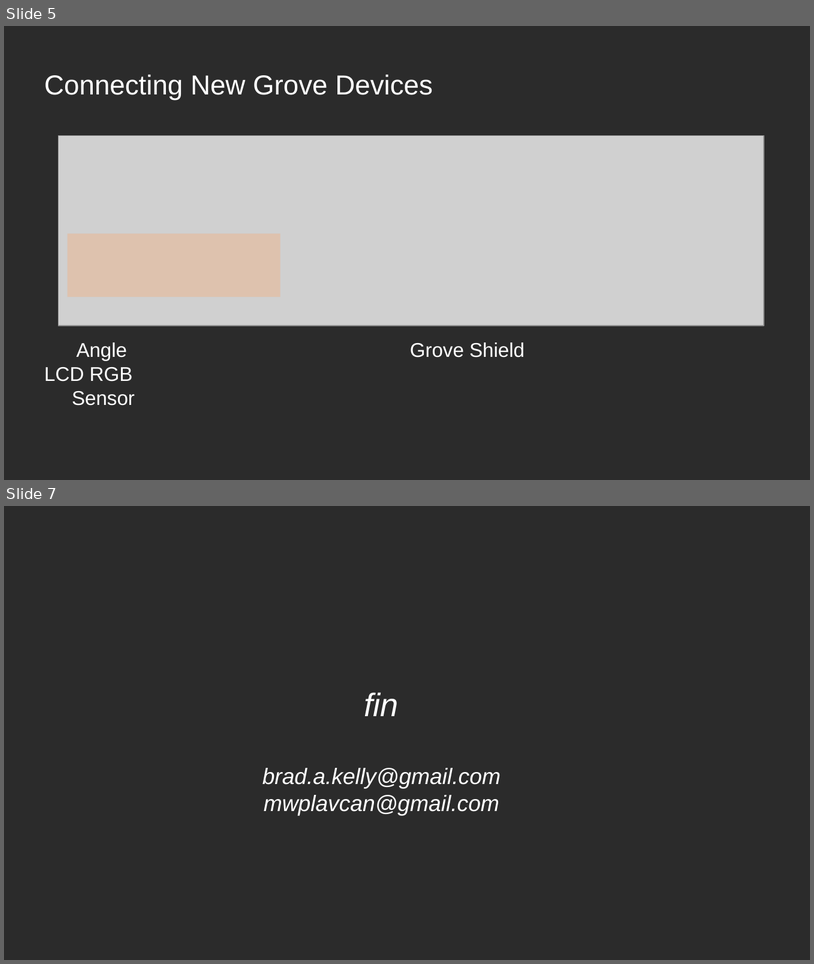
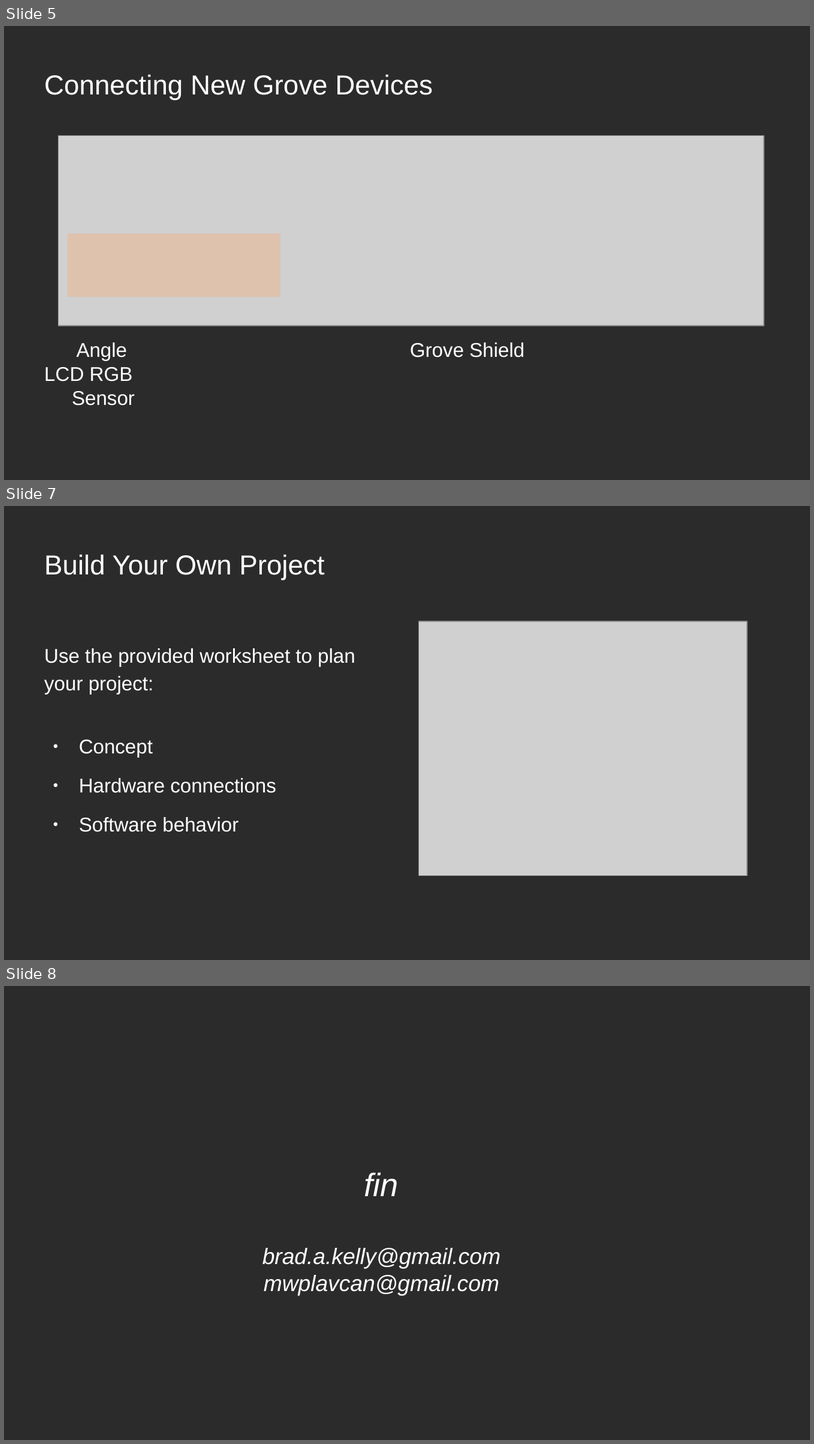
Before and after one commit to bradakelly/AdvancedArduinoWorkshop, a slide deck: CourseSlideshow.odp. Shown one above the other, each under a label of ours: slides 5 and 7 before the commit, slides 5, 7 and 8 after it; the slides between them are not shown. The pictures are 814x964 and 814x1444 pixels, drawn with LibreOffice and Linux fonts; fonts in the diff are those of the drawing; grey boxes stand for pictures; background and template pictures are left out; a plain dark background stands for a picture behind light text. Boxes give left, top, right and bottom in pixels: in the first picture for what was removed or moved away, otherwise in the second. Text is boxed around its words. In the diff, an @@ line names an element or a change of style, - is before the commit and + after.

```diff
--- a/CourseSlideshow.odp
+++ b/CourseSlideshow.odp
@@ slide 7 added at (4, 506, 810, 960), background picture (left out) @@
@@ title added at (44, 555, 324, 580), 27 pt, text #FFFFFF @@
+Build Your Own Project
@@ picture added at (419, 621, 747, 875) @@
@@ text added at (44, 648, 356, 832), 19.6 pt, text #FFFFFF @@
+Use the provided worksheet to plan your project:
+● Concept
+● Hardware connections
+● Software behavior
@@ what was slide 7 is now slide 8 @@
```
Also in this commit, not shown: 1 slide changed.
